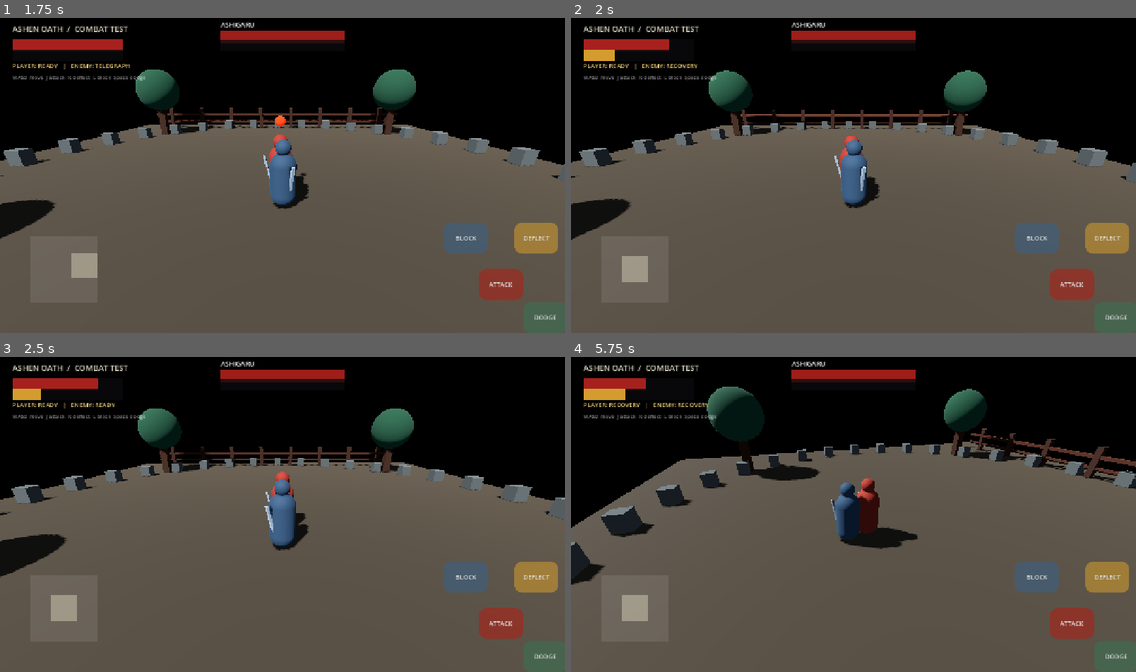
Above: before the commit, frames 1-4 (two rows, left to right).
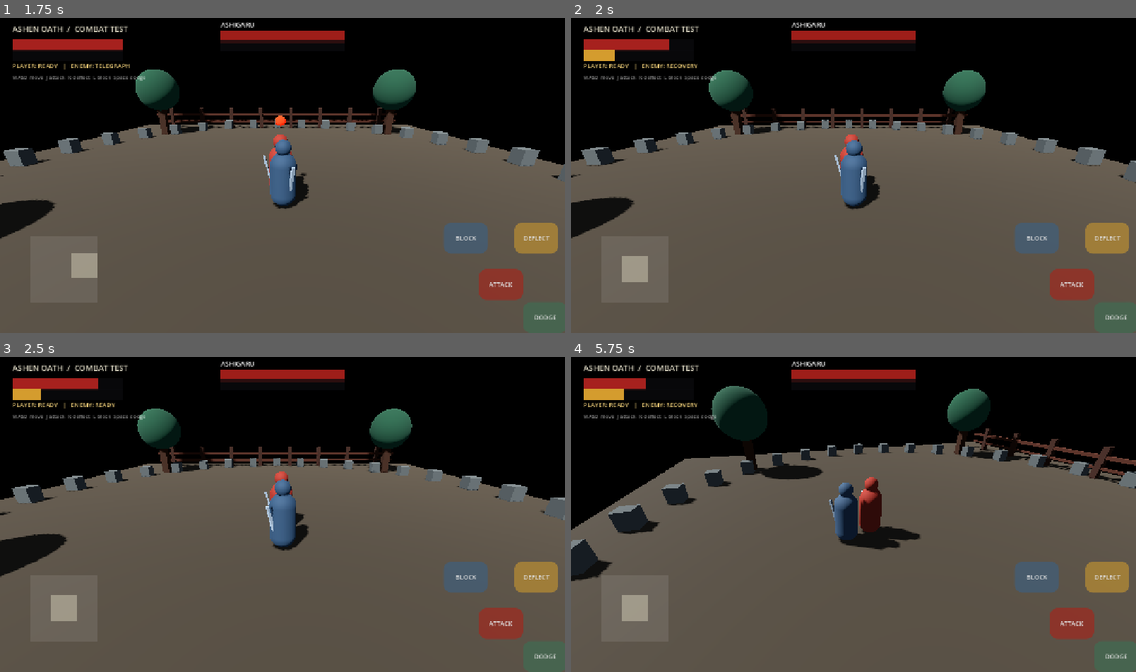
Above: after the commit, the same moments.

Repository: zahaopang-ship-it/Ashen-Oath-Godot
Game: Godot game, scene res://scenes/main.tscn
Same seed, same stepped clock (60 frames per second), same inputs: the game is played once before the commit and once after it.
Inputs (mouse positions are in pixels of both pictures, inside the frame that each line leads up to):
- Up to frame 1 (1.75 s): tap Enter at 0.5 s; move the mouse to (406, 159) at 0.52 s; hold D 0.53-1.25 s; tap J at 0.6 s; click (406, 159) at 0.67 s; tap Space at 0.77 s; drag from (169, 191) to (254, 238) at 1.27 s
- Up to frame 2 (2 s): no input
- Up to frame 3 (2.5 s): move the mouse to (339, 442) at 2.02 s; hold D from 2.03 s (still down); tap L at 2.1 s
- Up to frame 4 (5.75 s): release D at 2.75 s; drag from (825, 577) to (684, 464) at 2.77 s; move the mouse to (1023, 561) at 3.52 s; hold A 3.53-4.25 s; tap K at 3.6 s; tap Space at 3.77 s; drag from (684, 464) to (768, 432) at 4.27 s; move the mouse to (881, 514) at 5.02 s; hold S from 5.03 s (still down); tap J at 5.1 s; click (881, 514) at 5.17 s

Frame 1 is identical in both runs. In frame 2, 1.4% of the frame differs, in the area x 0-100%, y 16-71%; in frame 3, 1.0%; in frame 4, 3.8%, in the area x 0-100%, y 9-73%.

Commit message:
Add directional hitstun and recoil feedback

Diff:
--- a/project/scripts/fighter.gd
+++ b/project/scripts/fighter.gd
@@ -5,7 +5,7 @@
 signal posture_broken
 signal died
 
-enum CombatState { FREE, WINDUP, ACTIVE, RECOVERY, POSTURE_BROKEN, DEAD }
+enum CombatState { FREE, WINDUP, ACTIVE, RECOVERY, POSTURE_BROKEN, DEAD, HITSTUN }
 
 @export var is_player := false
 @export var display_name := "Fighter"
@@ -32,6 +32,10 @@
 var deflect_cooldown := 0.0
 var dodge_timer := 0.0
 var posture_break_timer := 0.0
+var hit_reaction_timer := 0.0
+var hit_reaction_duration := 0.18
+var hit_flash_timer := 0.0
+var _body_material: StandardMaterial3D
 var ai_timer := 0.8
 var gravity := 22.0
 var attack_kind := "slash"
@@ -42,6 +46,7 @@
 const ACTIVE_TIME := 0.10
 const RECOVERY_TIME := 0.34
 const POSTURE_BREAK_TIME := 1.35
+const HIT_FLASH_COLOR := Color(1.0, 0.72, 0.58)
 
 func _physics_process(delta: float) -> void:
 	if is_dead:
@@ -52,7 +57,9 @@
 	dodge_timer = maxf(0.0, dodge_timer - delta)
 	is_deflecting = deflect_timer > 0.0
 	is_dodging = dodge_timer > 0.0
-	if state == CombatState.POSTURE_BROKEN:
+	if state == CombatState.HITSTUN:
+		_update_hit_reaction(delta)
+	elif state == CombatState.POSTURE_BROKEN:
 		posture_break_timer = maxf(0.0, posture_break_timer - delta)
 		if posture_break_timer <= 0.0:
 			state = CombatState.FREE
@@ -85,6 +92,35 @@
 	elif state == CombatState.RECOVERY and attack_timer <= 0.0:
 		state = CombatState.FREE
 		attack_phase_changed.emit("finished")
+
+func _update_hit_reaction(delta: float) -> void:
+	hit_reaction_timer = maxf(0.0, hit_reaction_timer - delta)
+	hit_flash_timer = maxf(0.0, hit_flash_timer - delta)
+	if _body_material:
+		_body_material.albedo_color = HIT_FLASH_COLOR.lerp(_body_material.get_meta("base_color", Color.WHITE), 1.0 - clampf(hit_flash_timer / 0.12, 0.0, 1.0))
+	if hit_reaction_timer <= 0.0:
+		state = CombatState.FREE
+		if _body_material and _body_material.has_meta("base_color"):
+			_body_material.albedo_color = _body_material.get_meta("base_color")
+
+func set_body_material(material: StandardMaterial3D) -> void:
+	_body_material = material
+	if _body_material:
+		_body_material.set_meta("base_color", _body_material.albedo_color)
+
+func _begin_hit_reaction(attacker: Node3D) -> void:
+	if state == CombatState.POSTURE_BROKEN or is_dead:
+		return
+	state = CombatState.HITSTUN
+	hit_reaction_timer = hit_reaction_duration
+	hit_flash_timer = 0.12
+	if is_instance_valid(attacker):
+		var away := global_position - attacker.global_position
+		away.y = 0.0
+		if away.length_squared() > 0.001:
+			away = away.normalized()
+			velocity.x = away.x * 3.4
+			velocity.z = away.z * 3.4
 
 func _player_update(delta: float) -> void:
 	if state != CombatState.FREE:
@@ -172,6 +208,8 @@
 	_check_posture_break()
 	if vitality <= 0.0:
 		_die()
+	else:
+		_begin_hit_reaction(attacker)
 	return "hit"
 
 func receive_deflect(amount: float) -> void:
@@ -186,6 +224,7 @@
 		state = CombatState.POSTURE_BROKEN
 		attack_phase_changed.emit("interrupted")
 		posture_break_timer = POSTURE_BREAK_TIME
+		hit_reaction_timer = 0.0
 		is_blocking = false
 		deflect_timer = 0.0
 		is_deflecting = false
--- a/project/scripts/main.gd
+++ b/project/scripts/main.gd
@@ -85,8 +85,10 @@
 	var mat := StandardMaterial3D.new()
 	mat.albedo_color = Color(0.16, 0.24, 0.31) if player_controlled else Color(0.48, 0.16, 0.12)
 	mat.roughness = 0.82
+	mesh.name = "BodyMesh"
 	mesh.material_override = mat
 	body.add_child(mesh)
+	body.set_body_material(mat)
 	var head := MeshInstance3D.new()
 	var head_mesh := SphereMesh.new()
 	head_mesh.radius = 0.25
--- a/project/tests/combat_smoke_test.gd
+++ b/project/tests/combat_smoke_test.gd
@@ -65,12 +65,20 @@
 	_check(doomed.is_dead and doomed.state == 5, "lethal strike enters terminal dead state")
 	_check(not doomed.begin_deflect(), "dead fighter cannot deflect")
 
+	var stunned := _new_fighter("Stunned", Vector3.ZERO)
+	var source := _new_fighter("Source", Vector3(0, 0, -1))
+	_check(stunned.receive_strike(10.0, 8.0, source) == "hit", "unblocked strike returns hit result")
+	_check(stunned.state == 6 and stunned.hit_reaction_timer > 0.0, "unblocked hit enters timed hitstun")
+	_check(stunned.velocity.length() > 0.0, "hit reaction applies directional recoil")
+	stunned.call("_update_hit_reaction", 0.25)
+	_check(stunned.state == 0, "hitstun recovers to neutral after its timer")
+
 	var dodger := _new_fighter("Dodger", Vector3.ZERO)
 	dodger.dodge()
 	_check(dodger.is_dodging, "dodge grants an active evasion window")
 	_check(dodger.receive_strike(20.0, 20.0, attacker) == "evaded", "dodge window evades incoming strike")
 
-	print("Combat tests: ", 21 - failures.size(), "/21 passed")
+	print("Combat tests: ", 25 - failures.size(), "/25 passed")
 	if not failures.is_empty():
 		quit(1)
 	else:
Not shown, changed: DEVELOPMENT_PLAN.md
